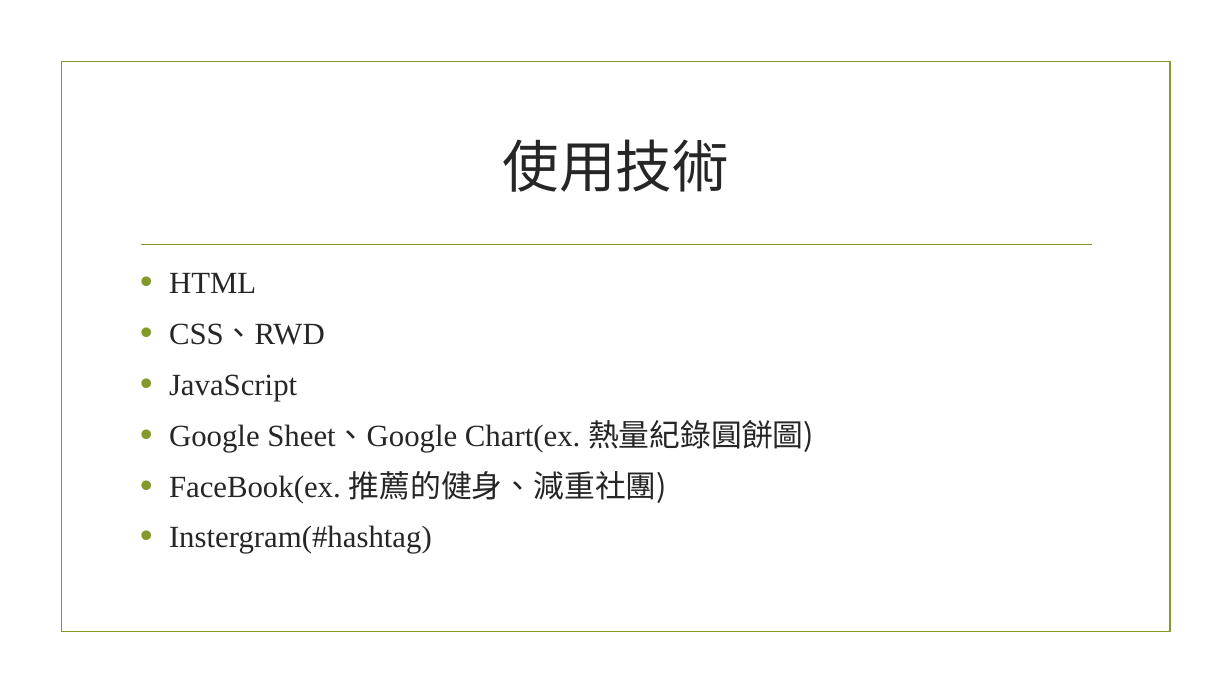
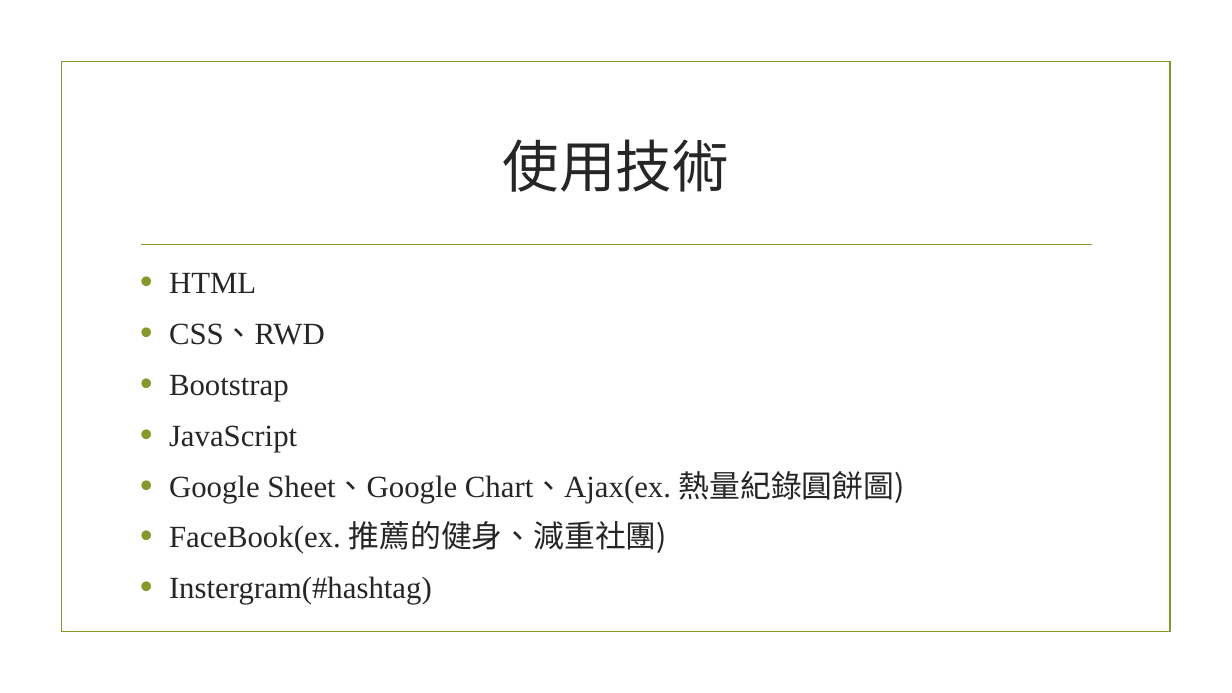
Before and after one commit to 00757039/NoFoodNoLife, a slide deck: slide 11 of 網站說明.pptx (slide 4 before the commit). Drawn at 1232x693 pixels with LibreOffice and Linux fonts; fonts in the diff are those of the drawing; background and template pictures are left out. Boxes give left, top, right and bottom in pixels: in the first picture for what was removed or moved away, otherwise in the second. Text is boxed around its words. In the diff, an @@ line names an element or a change of style, - is before the commit and + after.

```diff
--- a/網站說明.pptx
+++ b/網站說明.pptx
@@ text at box(169, 375, 289, 401): paragraph added @@
+• Bootstrap
@@ text at box(169, 471, 905, 503): text changed @@
-• Google Sheet、Google Chart(ex. 熱量紀錄圓餅圖)
+• Google Sheet、Google Chart、Ajax(ex. 熱量紀錄圓餅圖)
```
Also in this commit, not shown: 3 other slides changed, 7 slides added, 14 other files.
